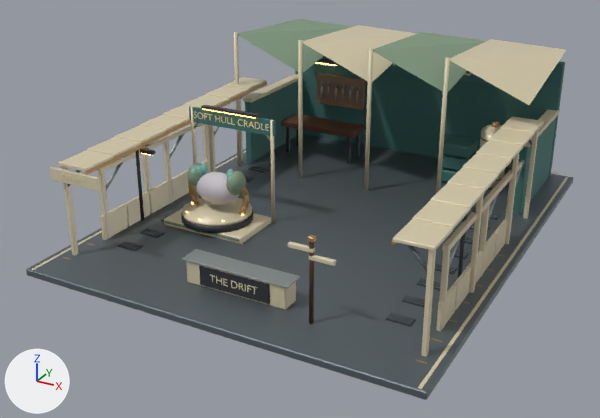
One commit to the glTF model assets/storefronts/jovexa-garage.glb: the scene before it, then after it.
Camera for both pictures: a 50 mm camera at (15.2, -23.1, 15.5) aimed at (-0.9, 6.3, 0.8). The axes (+X, +Y, +Z) are drawn at lower left. The lights are the same throughout. The older version comes first. Vertices at exactly the same position are counted once.

The first picture shows 'jovexa-garage'.
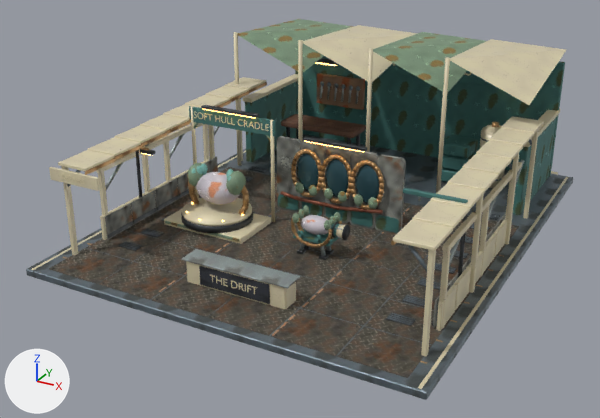
What differs and where, as boxes [x1, y1, x2, y2] in the pictures (600 x 418 px):
'Gentle Repairs drive', added
    after: [291, 205, 342, 248]
    faces in mat_pearl: [301, 215, 331, 235]
    faces in mat_sage: [292, 205, 341, 230]
    faces in mat_brass: [291, 215, 342, 248]
'Gentle Repairs nozzle', added
    after: [331, 222, 350, 240]
    faces in mat_iron: [332, 222, 350, 240]
part 1 of me_gentle_repairs_001, deleted
    before: [288, 242, 315, 253]
part 2 of me_gentle_repairs_001, deleted
    before: [307, 235, 316, 243]
part 3 of me_gentle_repairs_001, deleted
    before: [309, 255, 336, 266]
part 4 of me_gentle_repairs_001, deleted
    before: [309, 242, 314, 324]
part 5 of me_gentle_repairs_001, built on
    after: [49, 136, 519, 378]
part 6 of me_gentle_repairs_001, added
    after: [403, 188, 468, 204]
part 7 of me_gentle_repairs_001, surface changed
    both: [29, 20, 566, 398]

Patch to the scene script:
```diff
--- a/assets/storefronts/jovexa-garage.glb.py
+++ b/assets/storefronts/jovexa-garage.glb.py
@@ mat_copper @@
+mat_copper = bpy.data.materials.new('Copper')
+# uses the picture img_copper
+# uses the picture img_port_bare_relief
+# uses the picture img_port_bare_roughness
@@ mat_workskin @@
+mat_workskin = bpy.data.materials.new('Workskin')
+# uses the picture img_port_paint2_relief
+# uses the picture img_port_paint2_roughness
+# uses the picture img_workskin
@@ mat_safety @@
+mat_safety = bpy.data.materials.new('Safety')
+# uses the picture img_port_paint2_relief
+# uses the picture img_port_paint2_roughness
+# uses the picture img_safety
@@ mat_workdeck @@
+mat_workdeck = bpy.data.materials.new('Workdeck')
+# uses the picture img_port_plate_relief
+# uses the picture img_port_plate_roughness
+# uses the picture img_workdeck
@@ me_gentle_repairs_001 @@
-me_gentle_repairs_001.from_pydata(...)  # 13006 vertices, 24804 faces; spans x -8.4..8.4, y -2.6..18.5, z -0.5..7.0
+me_gentle_repairs_001.from_pydata(...)  # 19708 vertices, 37344 faces; spans x -8.4..8.4, y -2.6..18.5, z -0.5..7.0
+# me_gentle_repairs_001 part 1: the loose piece of 32 vertices spanning x 2.5..3.5, y -0.8..-0.6, z 2.8..3.0 is deleted
+# me_gentle_repairs_001 part 2: the loose piece of 32 vertices spanning x 3.3..3.5, y -0.8..-0.6, z 3.2..3.4 is deleted
+# me_gentle_repairs_001 part 3: the loose piece of 32 vertices spanning x 3.3..4.3, y -0.8..-0.6, z 2.5..2.7 is deleted
+# me_gentle_repairs_001 part 4: the loose piece of 28 vertices spanning x 3.3..3.5, y -0.8..-0.6, z 0.0..3.3 is deleted
+# me_gentle_repairs_001 part 5: 2 vertices moved within x 7.5, y 1.9, z 0.0; 6294 vertices added at x -7.7..7.7, y -2.2..10.9, z 0.0..3.9
+# me_gentle_repairs_001 part 6: 52 vertices added at x 5.2..7.6, y 2.7..2.9, z 3.9..4.3
+# me_gentle_repairs_001 part 7: 17660 kept faces spanning x -8.4..8.4, y -2.6..18.5, z -0.5..7.0 get new texture (UV) coordinates
+# other edits to the shape of me_gentle_repairs_001 do not show in these pictures
 me_gentle_repairs_001.materials.append(mat_sign_ink_cream)
@@ me_gentle_repairs_001 @@
 me_gentle_repairs_001.materials.append(mat_cyan)
+me_gentle_repairs_001.materials.append(mat_workdeck)
+me_gentle_repairs_001.materials.append(mat_safety)
+me_gentle_repairs_001.materials.append(mat_workskin)
+me_gentle_repairs_001.materials.append(mat_glass)  # dark cyan #375d68
+me_gentle_repairs_001.materials.append(mat_copper)
@@ ob_gentle_repairs_nozzle @@
+ob_gentle_repairs_nozzle = bpy.data.objects.new('Gentle Repairs nozzle', me_jovexa_detachable_coupling_001)  # 240 vertices, 448 faces; spans x -0.06..0.531, y -0.32..0.32, z -0.32..0.32
+ob_gentle_repairs_nozzle.location = (1.85, 4.2, 1.28)
@@ ob_gentle_repairs_drive @@
+ob_gentle_repairs_drive = bpy.data.objects.new('Gentle Repairs drive', me_jovexa_live_workpiece_001)  # 2052 vertices, 3968 faces; spans x -0.93..0.93, y -0.58..0.59, z -0.78..0.56
+ob_gentle_repairs_drive.location = (1.0, 4.2, 1.28)
```
